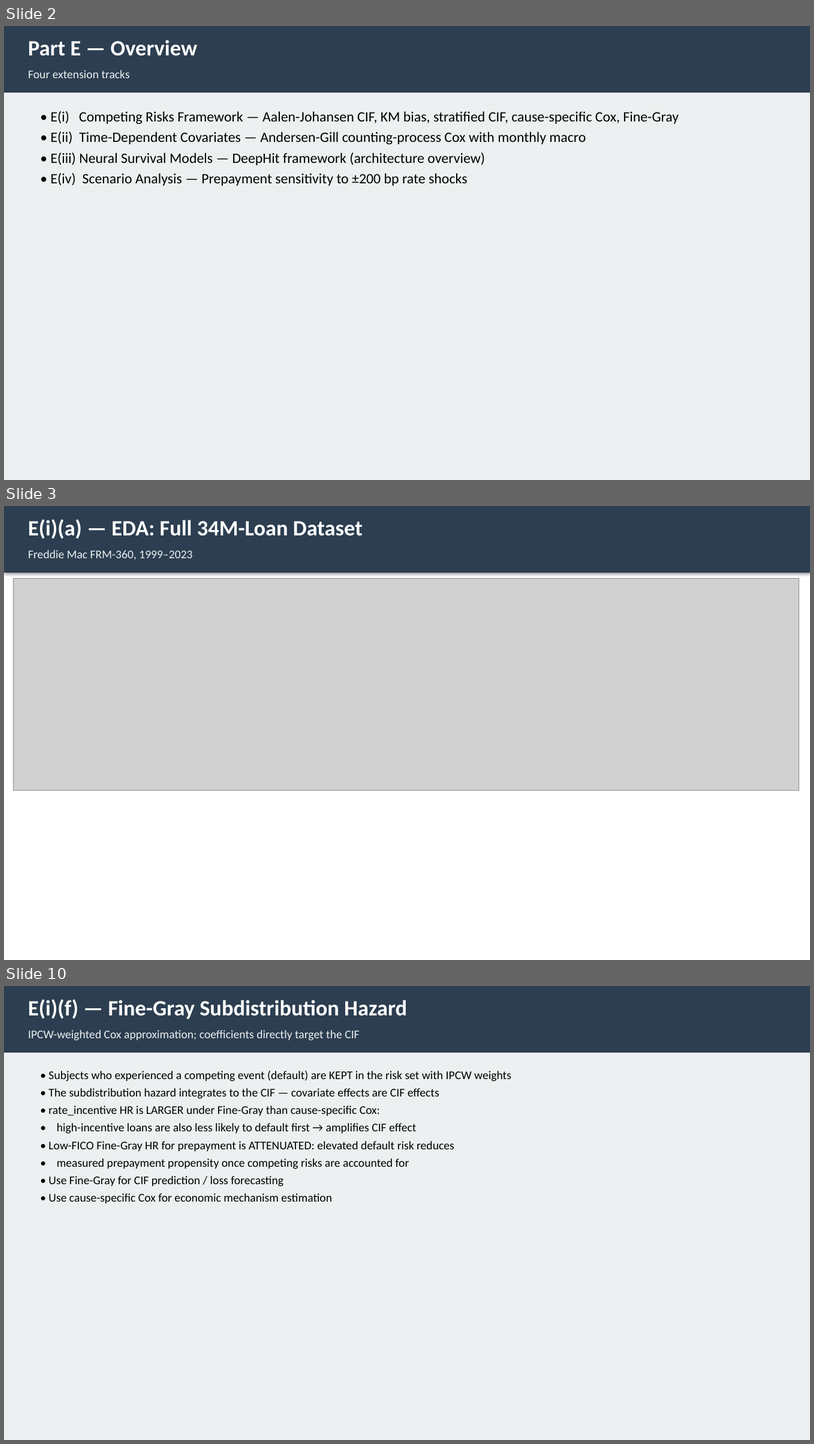
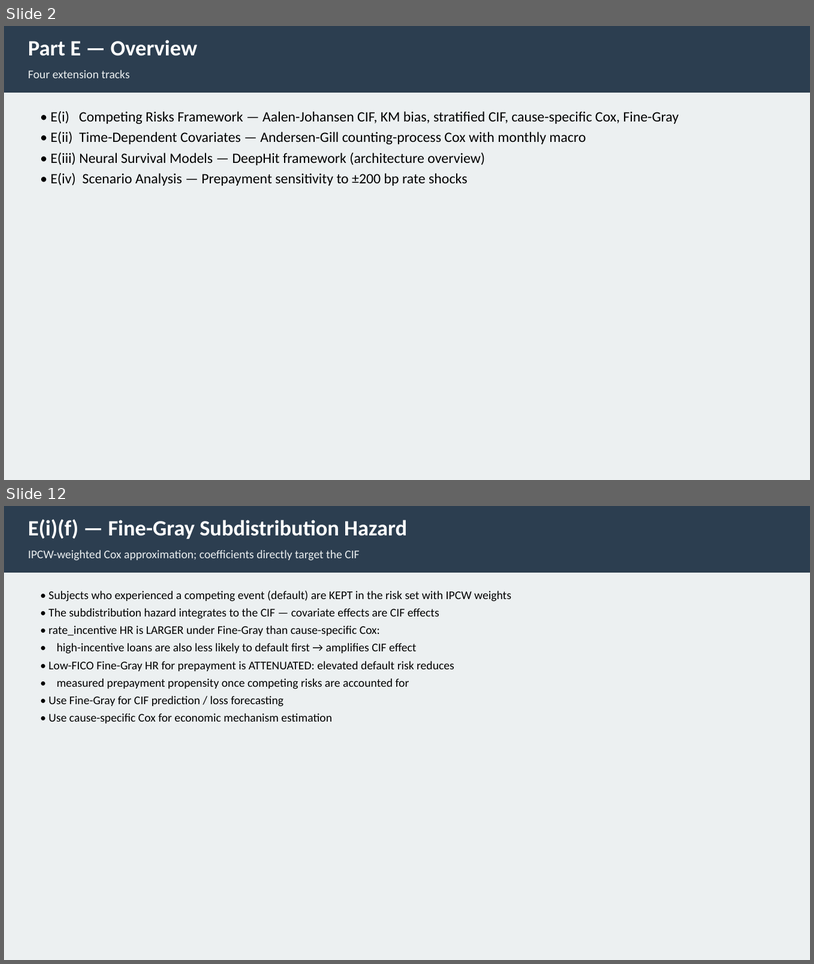
Before and after one commit to liny-r/IR-C-Assignment3, a slide deck: processed/PartE_Presentation.pptx. Shown one above the other, each under a label of ours: slides 2, 3 and 10 before the commit, slides 2 and 12 after it; the slides between them are not shown. The pictures are 814x1444 and 814x964 pixels, drawn with LibreOffice and Linux fonts; fonts in the diff are those of the drawing; grey boxes stand for pictures. Boxes give left, top, right and bottom in pixels: in the first picture for what was removed or moved away, otherwise in the second. Text is boxed around its words. In the diff, an @@ line names an element or a change of style, - is before the commit and + after.

```diff
--- a/processed/PartE_Presentation.pptx
+++ b/processed/PartE_Presentation.pptx
@@ slide 3 removed at [4,506,810,960], background #FFFFFF @@
@@ rectangle removed at [4,506,810,573] @@
@@ text removed at [28,519,363,539] @@
-E(i)(a) — EDA: Full 34M-Loan Dataset
@@ text removed at [28,550,192,559] @@
-Freddie Mac FRM-360, 1999–2023
@@ picture removed at [13,579,800,790] @@
@@ what was slide 10 is now slide 12 @@
```
Also in this commit, not shown: 2 slides changed, 4 slides added, 8 other files.
